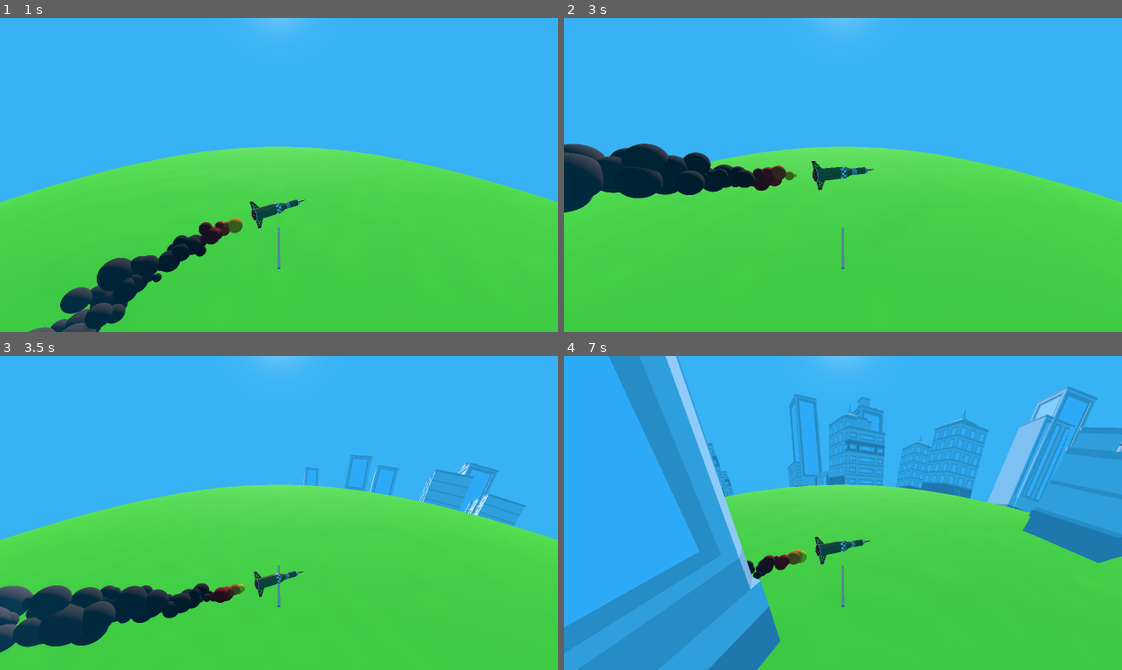
Above: before the commit, frames 1-4 (two rows, left to right).
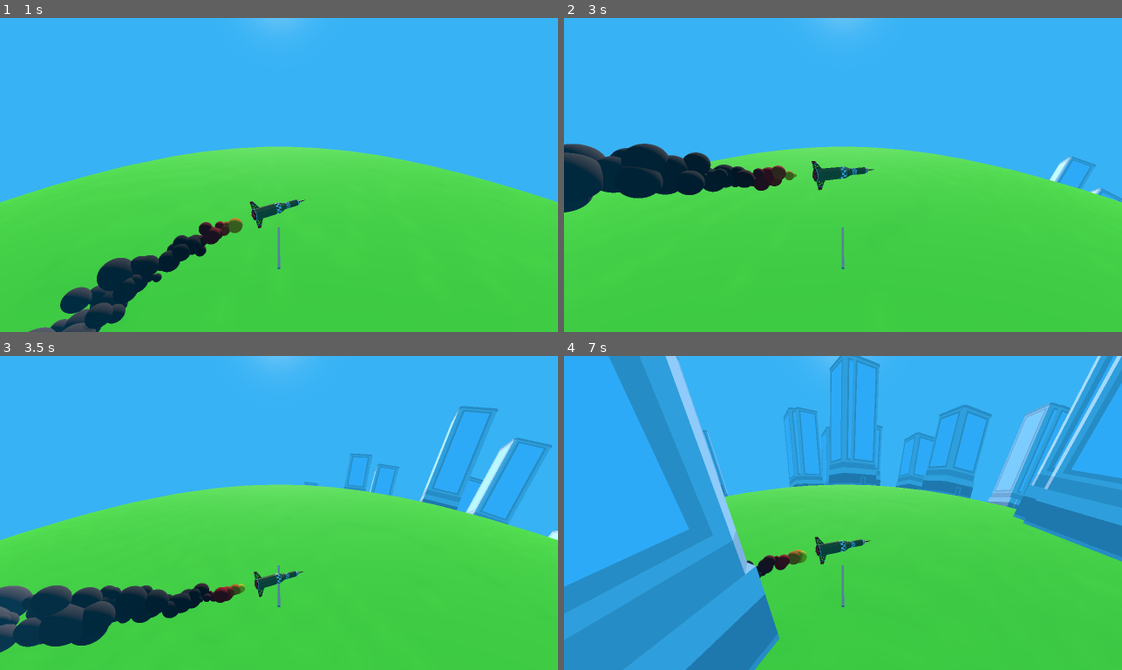
Above: after the commit, the same moments.

Repository: JacobCormier/I-cant-blow-up-mankind
Game: Godot game, scene res://scenes/Level1.tscn
The game is run twice, just before and just after one commit, with the same random seed, the same clock (stepped at 60 frames per second) and the same inputs. Sound files missing from this copy of the repository are replaced by a short silence.
Inputs:
- Up to frame 1 (1 s): tap Enter at 0.5 s; hold Right (ui_right) from 0.53 s (still down); tap Space (ui_select) at 0.77 s
- Up to frame 2 (3 s): release Right (ui_right) at 1.28 s; hold Left (ui_left) 1.28-2.03 s; tap Space (ui_select) at 1.52 s; hold Right (ui_right) from 2.03 s (still down)
- Up to frame 3 (3.5 s): keep holding Right (ui_right); tap Space (ui_select) at 3.02 s
- Up to frame 4 (7 s): release Right (ui_right) at 3.53 s; hold Left (ui_left) 3.53-5.78 s; tap Space (ui_select) at 3.77, 4.52, 6.02, 6.77 s; hold Right (ui_right) from 5.78 s (still down)

Frame 1 is identical in both runs. In frame 2, 0.3% of the frame differs, in the area x 19-100%, y 43-97%; in frame 3, 2.5%; in frame 4, 12%, in the area x 0-100%, y 0-100%.

Commit message:
Created new global pre-loaded buildings

Diff:
--- a/scenes/dev/building_1.tscn
+++ /dev/null
@@ -1,6 +0,0 @@
-[gd_scene load_steps=2 format=3 uid="uid://dj0wyomdjfqn5"]
-
-[ext_resource type="Script" path="res://scenes/dev/building_controller.gd" id="1_wr8uw"]
-
-[node name="Building" type="Node3D"]
-script = ExtResource("1_wr8uw")
--- a/scenes/dev/building_controller.gd
+++ /dev/null
@@ -1,25 +0,0 @@
-extends Node3D
-
-var building
-var mesh
-
-# Called when the node enters the scene tree for the first time.
-func _ready() -> void:
-	new_building()
-
-# Called every frame. 'delta' is the elapsed time since the previous frame.
-func _process(delta: float) -> void:
-	pass
-
-func new_building(index = -1):
-	if not building == null:
-		remove_child(building)
-
-	var building_index = index
-	if building_index == -1:
-		building_index = randf_range(0, Globals.ALL_BUILDINGS.size())
-
-	building = Globals.ALL_BUILDINGS[building_index].instantiate()
-	building.scale = Vector3(25,25,25)
-	building.position = Vector3(building.position.x,building.position.y-2.5,building.position.z)
-	add_child(building)
--- a/scripts/globals/globals.gd
+++ b/scripts/globals/globals.gd
@@ -1,42 +1,4 @@
-extends Node
-
-const SKY_SCRAPER_A = preload("res://resources/assets/models/kenney_buildings/skyscraperA.fbx")
-const SKY_SCRAPER_B = preload("res://resources/assets/models/kenney_buildings/skyscraperB.fbx")
-const SKY_SCRAPER_C = preload("res://resources/assets/models/kenney_buildings/skyscraperC.fbx")
-const SKY_SCRAPER_D = preload("res://resources/assets/models/kenney_buildings/skyscraperD.fbx")
-const SKY_SCRAPER_E = preload("res://resources/assets/models/kenney_buildings/skyscraperE.fbx")
-const SKY_SCRAPER_F = preload("res://resources/assets/models/kenney_buildings/skyscraperF.fbx")
-
-const LARGE_BUILDING_A = preload("res://resources/assets/models/kenney_buildings/large_buildingA.fbx")
-const LARGE_BUILDING_B = preload("res://resources/assets/models/kenney_buildings/large_buildingB.fbx")
-const LARGE_BUILDING_C = preload("res://resources/assets/models/kenney_buildings/large_buildingC.fbx")
-const LARGE_BUILDING_D = preload("res://resources/assets/models/kenney_buildings/large_buildingD.fbx")
-const LARGE_BUILDING_E = preload("res://resources/assets/models/kenney_buildings/large_buildingE.fbx")
-const LARGE_BUILDING_F = preload("res://resources/assets/models/kenney_buildings/large_buildingF.fbx")
-const LARGE_BUILDING_G = preload("res://resources/assets/models/kenney_buildings/large_buildingG.fbx")
-
-const ALL_BUILDINGS = [
-	LARGE_BUILDING_A,
-	LARGE_BUILDING_B,
-	LARGE_BUILDING_C,
-	LARGE_BUILDING_D,
-	LARGE_BUILDING_E,
-	LARGE_BUILDING_F,
-	LARGE_BUILDING_G,
-	SKY_SCRAPER_A,
-	SKY_SCRAPER_B,
-	SKY_SCRAPER_C,
-	SKY_SCRAPER_D,
-	SKY_SCRAPER_E,
-	SKY_SCRAPER_F
-]
 
 
-# Called when the node enters the scene tree for the first time.
-func _ready() -> void:
-	pass # Replace with function body.
-
-
-# Called every frame. 'delta' is the elapsed time since the previous frame.
-func _process(delta: float) -> void:
-	pass
+const level_1_buildings = [preload("res://scenes/world/buildings/skyscraper_1.tscn"),
+						   preload("res://scenes/world/buildings/skyscraper_2.tscn")]
--- a/scripts/level_managing/globe_manager.gd
+++ b/scripts/level_managing/globe_manager.gd
@@ -6,8 +6,6 @@
 
 @onready var visual_container: Node3D = $VisualContainer
 @onready var globe_visual: MeshInstance3D = $VisualContainer/GlobeVisual
-
-const TEST_BUILDING = preload("res://scenes/dev/building_1.tscn")
 
 const ORBIT_SPEED_X = 0.3
 var orbit_speed_z_target : float
@@ -23,7 +21,9 @@
 
 func _ready():
 	for x in range(0, 150):
-		create_block_at_random_point()
+		var size = Globals.level_1_buildings.size()
+		var new_object = Globals.level_1_buildings[randi_range(0, size - 1)]
+		create_object_at_random_point(new_object)
 
 func _process(delta: float) -> void:
 		visual_container.rotate_x(ORBIT_SPEED_X * delta)
@@ -56,17 +56,17 @@
 
 	return {"point": point, "normal": normal}
 
-func create_block_at_random_point():
+func create_object_at_random_point(object: PackedScene):
 	var sphere_radius = globe_visual.mesh.radius
 	var result = random_point_on_bottom_of_sphere(sphere_radius)
 
 	var point = result["point"]
 	var normal = result["normal"]
 
-	var new_block = TEST_BUILDING.instantiate()
-	visual_container.add_child(new_block)
+	var new_object = object.instantiate()
+	visual_container.add_child(new_object)
 
-	new_block.global_transform.origin = point # Position the child at the random point
+	new_object.global_transform.origin = point # Position the child at the random point
 
 	# Align the block's up vector with the surface normal
 	var up_vector = normal
@@ -79,10 +79,10 @@
 	forward_vector = right_vector.cross(up_vector).normalized()
 
 	var basis = Basis(right_vector, up_vector, forward_vector)
-	var transform = new_block.transform
+	var transform = new_object.transform
 	transform.origin = point
 	transform.basis = basis
-	new_block.transform = transform
+	new_object.transform = transform
 
 
 func pass_in_movement_direction(direction: PlayerController.TurnDirection):
